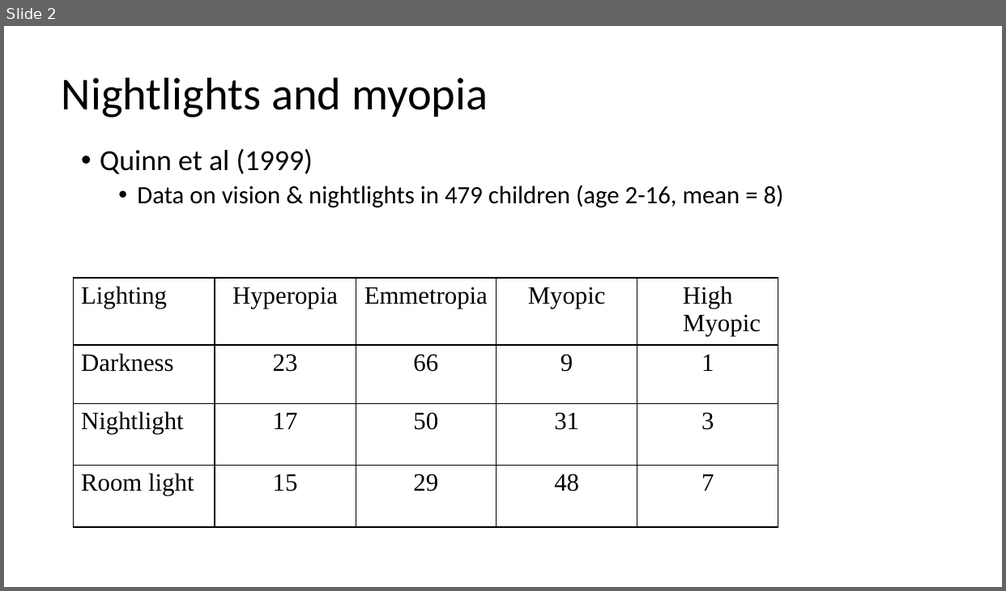
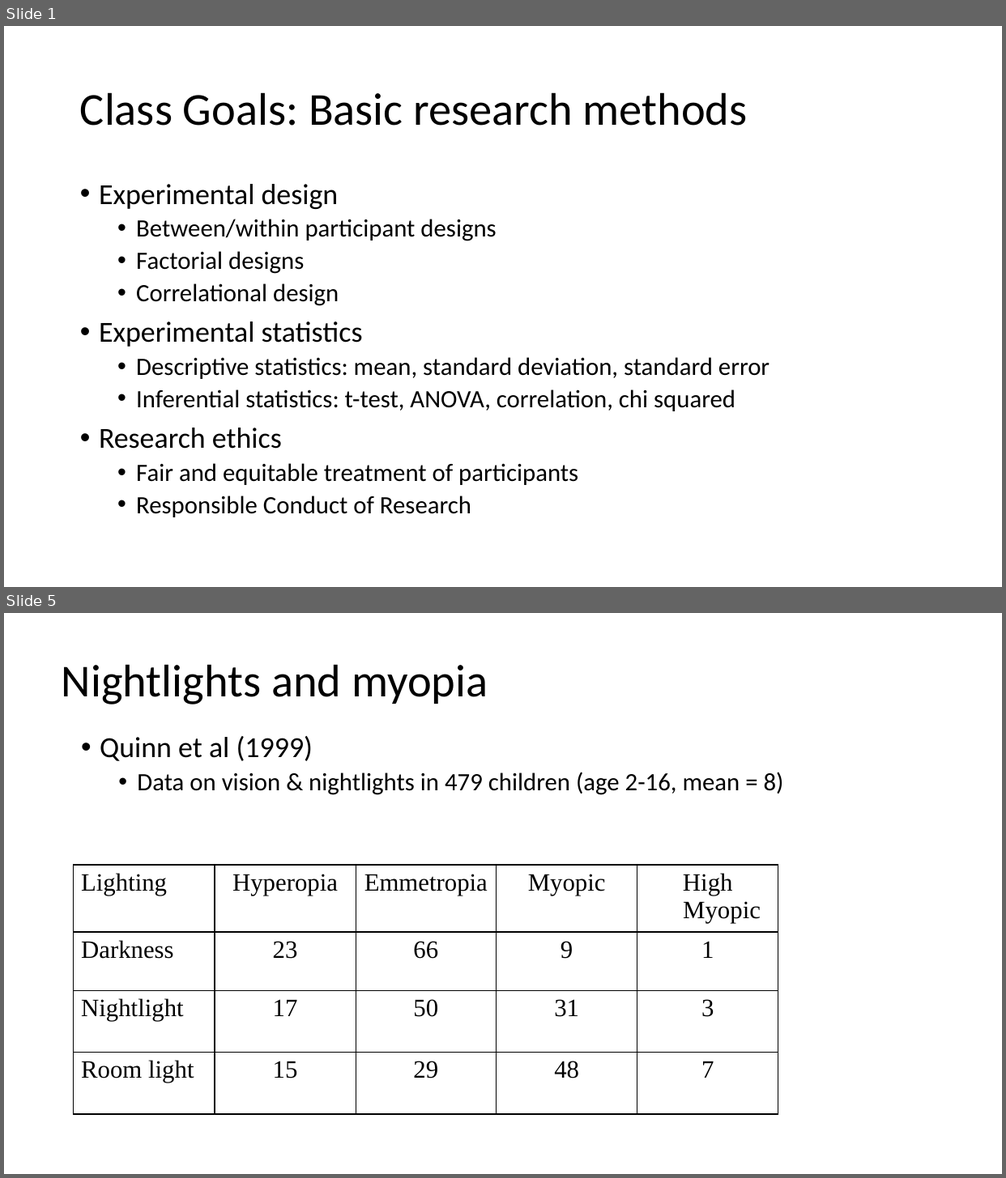
Before and after one commit to preber/Research-Methods, a slide deck: Class Slides 2024/Class 2.pptx. Shown one above the other, each under a label of ours: slide 2 before the commit, slides 1 and 5 after it; the slides between them are not shown. The pictures are 1006x591 and 1006x1178 pixels, drawn with LibreOffice and Linux fonts; fonts in the diff are those of the drawing. Boxes give left, top, right and bottom in pixels: in the first picture for what was removed or moved away, otherwise in the second. Text is boxed around its words. In the diff, an @@ line names an element or a change of style, - is before the commit and + after.

```diff
--- a/Class Slides 2024/Class 2.pptx
+++ b/Class Slides 2024/Class 2.pptx
@@ slide 1 added at box(4, 26, 1002, 587), background #FFFFFF @@
@@ title added at box(80, 92, 748, 126), 44 pt, text #000000 @@
+Class Goals: Basic research methods
@@ text added at box(99, 184, 769, 518), 24 pt, text #000000 @@
+• Experimental design
+  • Between/within participant designs
+  • Factorial designs
+  • Correlational design
+• Experimental statistics
+  • Descriptive statistics: mean, standard deviation, standard error
+  • Inferential statistics: t-test, ANOVA, correlation, chi squared
+• Research ethics
+  • Fair and equitable treatment of participants
+  • Responsible Conduct of Research
@@ what was slide 2 is now slide 5 @@
```
Also in this commit, not shown: 1 slide changed, 2 other slides added, 37 other files.
